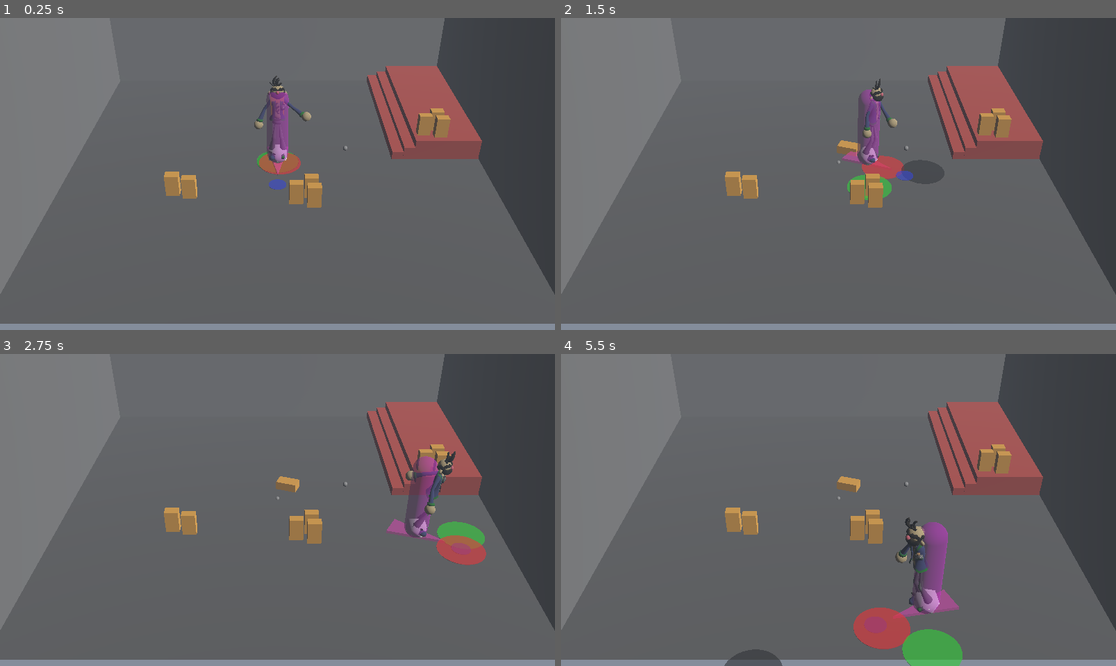
Above: before the commit, frames 1-4 (two rows, left to right).
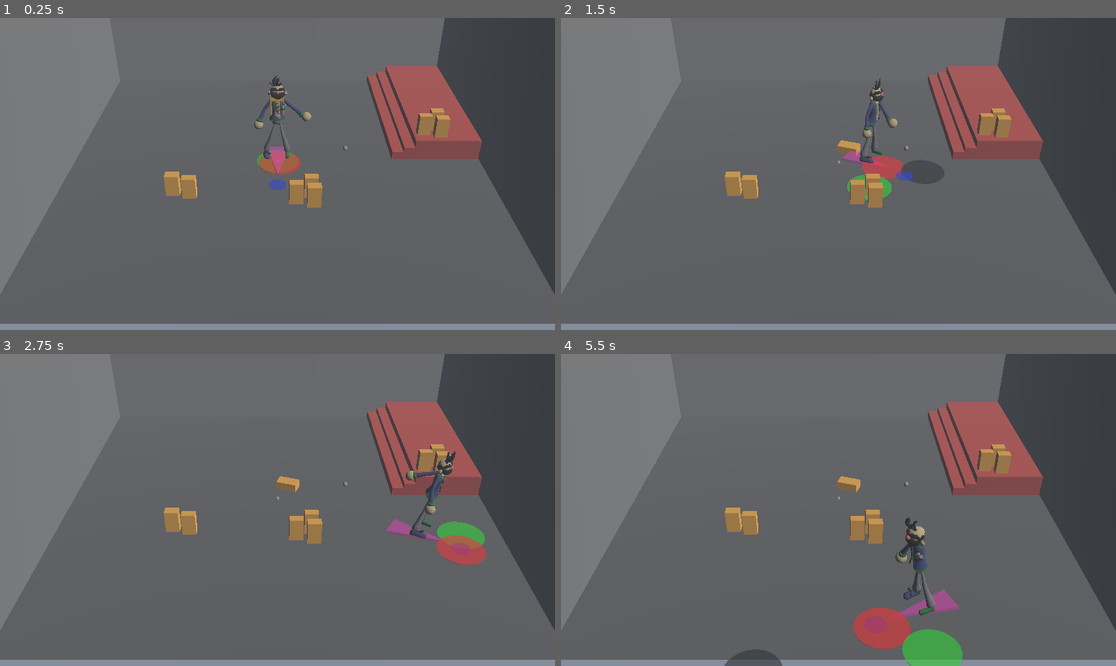
Above: after the commit, the same moments.

Repository: JulienKaspar/godot-wild-jam-88
Game: Godot game, scene res://Levels/Gyms/lvl_player_parkour.tscn
Same seed, same stepped clock (60 frames per second), same inputs: the game is played once before the commit and once after it.
Inputs:
- Up to frame 1 (0.25 s): no input
- Up to frame 2 (1.5 s): hold D (move_right) 0.53-1.28 s; hold S (move_back) from 1.28 s (still down)
- Up to frame 3 (2.75 s): release S (move_back) at 2.03 s; hold D (move_right) from 2.03 s (still down)
- Up to frame 4 (5.5 s): release D (move_right) at 2.78 s; hold W (move_forward) 2.78-3.53 s; hold A (move_left) 3.53-5.03 s; hold S (move_back) from 5.03 s (still down)

The runs differ from the first frame. In frame 1, 0.8% of the frame differs, in the area x 47-53%, y 23-47%; in frame 2, 0.8%; in frame 3, 0.9%; in frame 4, 1.2%, in the area x 61-70%, y 53-84%.

Commit message:
Add initial IK targets for legs

Diff:
--- a/Characters/Player/logic/player.gd
+++ b/Characters/Player/logic/player.gd
@@ -1,12 +1,11 @@
 extends Node3D
 
-@onready var player_armature: Node3D = $PlayerBody/PlayerArmature
+@onready var player_body: Node3D = $PlayerBody
 @onready var upper_body_pivot: Node3D = $PlayerController/RigidBally3D/upper_body_pivot
 
 # Called when the node enters the scene tree for the first time.
 func _ready() -> void:
 	pass # Replace with function body.
 
-# Called every frame. 'delta' is the elapsed time since the previous frame.
-func _process(delta: float) -> void:
-	player_armature.global_transform = upper_body_pivot.global_transform
+func _physics_process(delta: float) -> void:
+	player_body.global_transform = upper_body_pivot.global_transform
--- a/Characters/Player/logic/player_armature.gd
+++ b/Characters/Player/logic/player_armature.gd
@@ -1,9 +1,10 @@
-@tool
-
 extends Node3D
 
 @onready var player_body: Node3D = $".."
 @onready var skeleton_3d: Skeleton3D = $Armature/Skeleton3D
+
+@onready var left_foot_target: Marker3D = $"../LeftFootTarget"
+@onready var right_foot_target: Marker3D = $"../RightFootTarget"
 
 # Called when the node enters the scene tree for the first time.
 func _ready() -> void:
@@ -15,6 +16,24 @@
 	left_arm_ik.start()
 	skeleton_3d.add_child(left_arm_ik)
 
+	var left_leg_ik = SkeletonIK3D.new()
+	left_leg_ik.root_bone = "Leg_L"
+	left_leg_ik.tip_bone = "Leg_IK_target-L"
+	left_leg_ik.target_node = left_foot_target.get_path()
+	left_leg_ik.use_magnet = true
+	left_leg_ik.magnet = Vector3(0, 0, 1)
+	left_leg_ik.start()
+	skeleton_3d.add_child(left_leg_ik)
+
+	var right_leg_ik = SkeletonIK3D.new()
+	right_leg_ik.root_bone = "Leg_R"
+	right_leg_ik.tip_bone = "Leg_IK_target-R"
+	right_leg_ik.target_node = right_foot_target.get_path()
+	right_leg_ik.use_magnet = true
+	right_leg_ik.magnet = Vector3(0, 0, 1)
+	right_leg_ik.start()
+	skeleton_3d.add_child(right_leg_ik)
+
 # Called every frame. 'delta' is the elapsed time since the previous frame.
 func _process(delta: float) -> void:
 	pass
--- a/Characters/Player/player.tscn
+++ b/Characters/Player/player.tscn
@@ -32,5 +32,3 @@
 
 [node name="MeshInstance3D" type="MeshInstance3D" parent="RightHandTarget"]
 mesh = SubResource("SphereMesh_bqsbk")
-
-[editable path="PlayerController"]
--- a/Characters/Player/player_body.tscn
+++ b/Characters/Player/player_body.tscn
@@ -14,3 +14,9 @@
 [node name="RayCast3D" type="RayCast3D" parent="."]
 
 [node name="SpringArm3D" type="SpringArm3D" parent="."]
+
+[node name="LeftFootTarget" type="Marker3D" parent="."]
+transform = Transform3D(1, 0, 0, 0, 1, 0, 0, 0, 1, 0.24782154, 0, 0)
+
+[node name="RightFootTarget" type="Marker3D" parent="."]
+transform = Transform3D(1, 0, 0, 0, 1, 0, 0, 0, 1, -0.27868828, 0, 0)
--- a/Characters/Player/player_controller.tscn
+++ b/Characters/Player/player_controller.tscn
@@ -19,7 +19,7 @@
 [sub_resource type="CapsuleMesh" id="CapsuleMesh_jkj6u"]
 material = SubResource("StandardMaterial3D_6yvek")
 radius = 0.25
-height = 1.9
+height = 1.8
 
 [sub_resource type="PrismMesh" id="PrismMesh_jkj6u"]
 size = Vector3(0.52, 1.215, 0.06)
@@ -64,6 +64,7 @@
 
 [node name="MeshInstance3D" type="MeshInstance3D" parent="RigidBally3D"]
 transform = Transform3D(0.52, 0, 0, 0, 0.52, 0, 0, 0, 0.52, 0, 0, 0)
+visible = false
 material_override = SubResource("StandardMaterial3D_056gf")
 mesh = SubResource("SphereMesh_jkj6u")
 
@@ -72,6 +73,7 @@
 
 [node name="MeshInstance3D" type="MeshInstance3D" parent="RigidBally3D/upper_body_pivot"]
 transform = Transform3D(1, 0, 0, 0, 1, 0, 0, 0, 1, 0, 0.7315148, 0)
+visible = false
 mesh = SubResource("CapsuleMesh_jkj6u")
 
 [node name="MeshInstance3D2" type="MeshInstance3D" parent="RigidBally3D/upper_body_pivot"]
